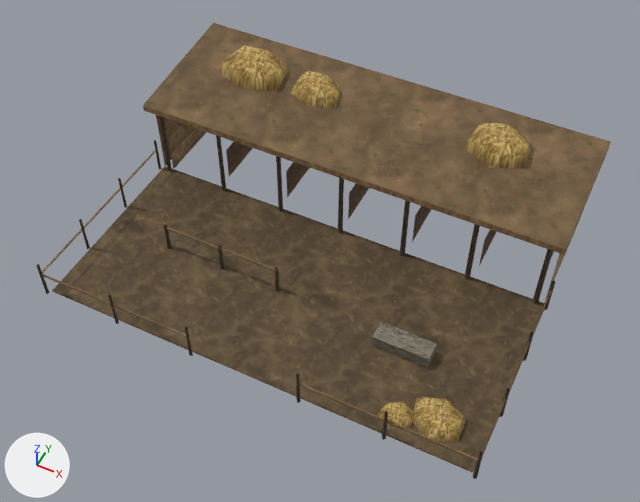
A saved change to the glTF model ordo/assets/models/kokand/otxona_lod1.glb.
Before and after are seen from a 50 mm camera at (9.42, -19.22, 24.17) aimed at (0.29, -0.96, 1.34). The lights are fixed; the arrows at lower left show +X, +Y and +Z. The first picture is the older version. Vertices at exactly the same position are counted once.

Names of what the first picture shows: 'Ground', 'Otxona'.
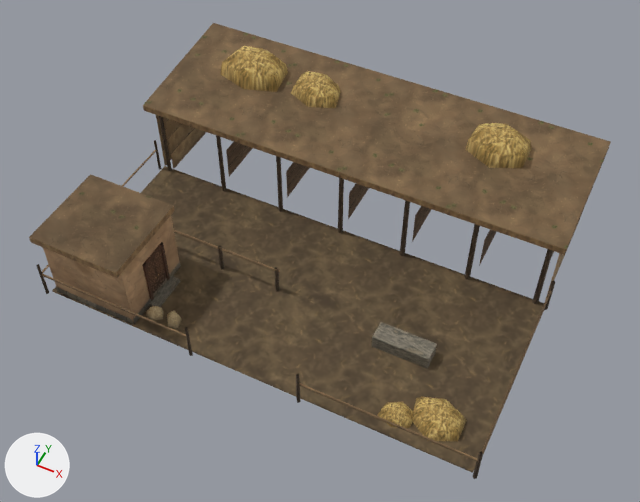
Diff of the bpy script that builds the scene:
```diff
--- a/ordo/assets/models/kokand/otxona_lod1.glb.py
+++ b/ordo/assets/models/kokand/otxona_lod1.glb.py
@@ me_otxona @@
 # used by ob_otxona; location = (0.0, 0.0, 0.0)
-me_otxona.from_pydata(...)  # 475 vertices, 558 faces; spans x -8.0..8.0, y -6.0..6.1, z 0.0..4.5
+me_otxona.from_pydata(...)  # 536 vertices, 640 faces; spans x -8.0..8.0, y -6.0..6.1, z 0.0..4.5
+# me_otxona part 1: 6 loose pieces with 48 vertices, spanning x -8.0..8.0, y -6.0..-1.1, z 0.0..1.5, are deleted
+# me_otxona part 2
+# 104 vertices are added at x -7.7..-3.0, y -6.0..-2.7, z 0.0..3.1
+# 5 new vertices lie (0.0, 0.0, 2.6) away from vertices in x -7.6..-4.4, y -5.7..-2.8, z 0.2
+# 130 new faces join them
 me_otxona.materials.append(mat_kokand)
```

What differs and where, as boxes (x1, y1, x2, y2) in the pictures (640 x 502 px):
'Otxona', reshaped: before (37, 23, 611, 479); after (29, 23, 611, 479)
part 1 of me_otxona, deleted: before (79, 178, 534, 440)
part 2 of me_otxona, added (brown): after (29, 174, 182, 328)
